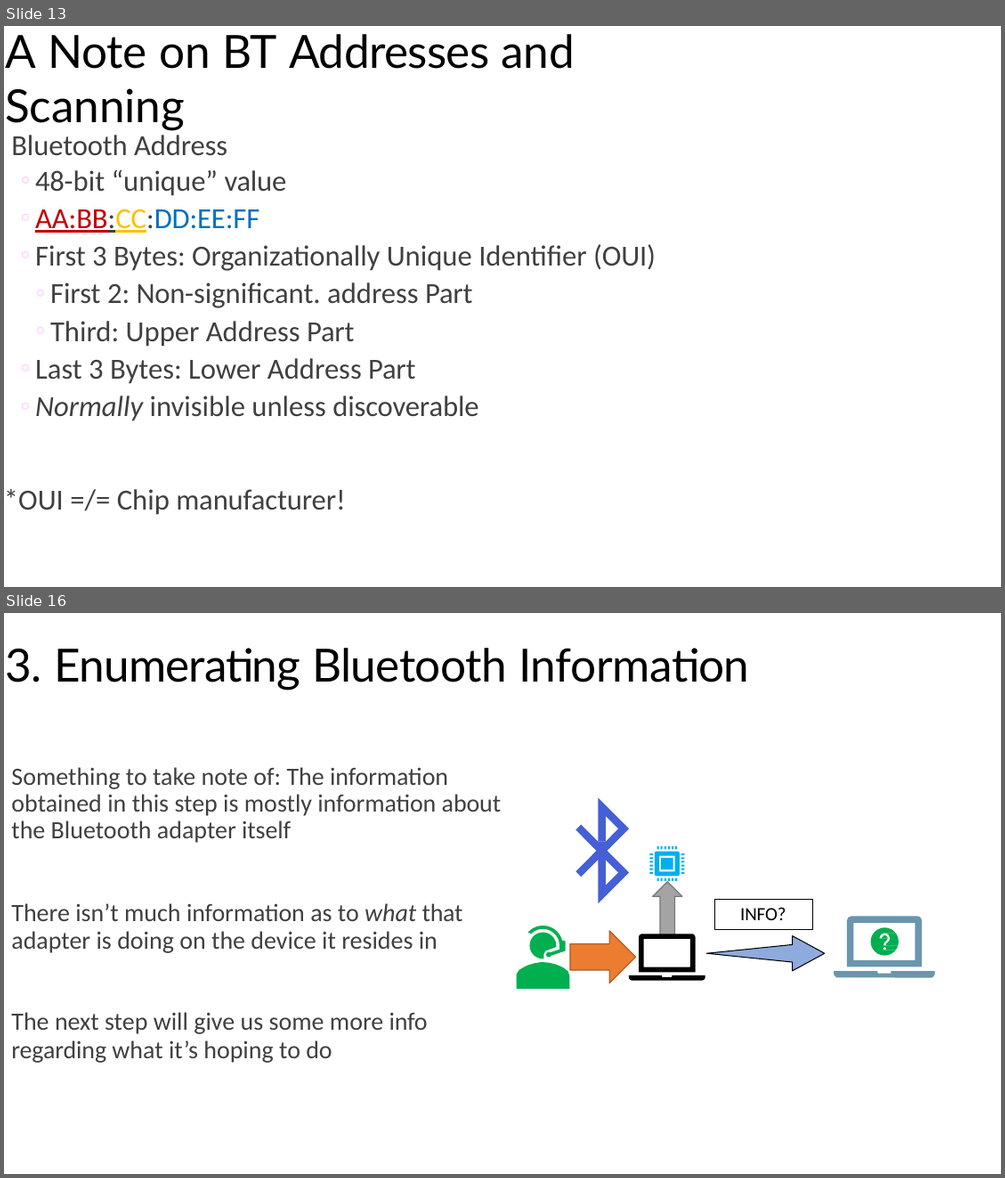
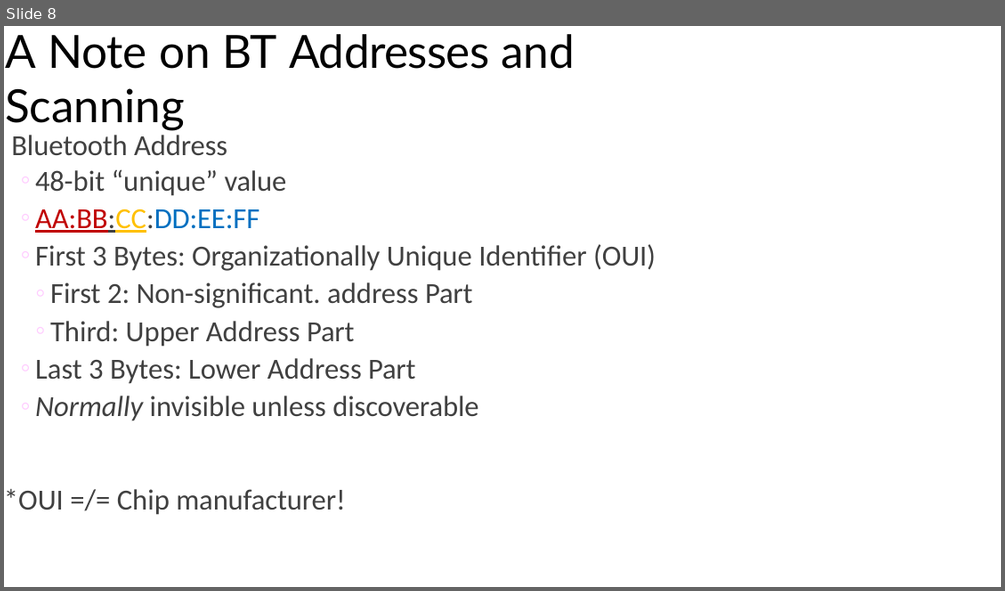
Before and after one commit to nprobert/AutoISAC-ACT-AdvWireless, a slide deck: 2 ACT AW - Bluetooth.pptx. Shown one above the other, each under a label of ours: slides 13 and 16 before the commit, slide 8 after it; the slides between them are not shown. The pictures are 1005x1178 and 1005x591 pixels, drawn with LibreOffice and Linux fonts; fonts in the diff are those of the drawing. Boxes give left, top, right and bottom in pixels: in the first picture for what was removed or moved away, otherwise in the second. Text is boxed around its words. In the diff, an @@ line names an element or a change of style, - is before the commit and + after.

Commit message:
Bluetooth updates.  Split Kali from PC/Mobile

```diff
--- a/2 ACT AW - Bluetooth.pptx
+++ b/2 ACT AW - Bluetooth.pptx
@@ slide 16 removed at [4,613,1001,1174], background #FFFFFF @@
@@ title removed at [5,648,749,690] @@
-3. Enumerating Bluetooth Information
@@ text removed at [11,767,501,843] @@
-Something to take note of: The information obtained in this step is mostly information about the Bluetooth adapter itself
@@ freeform shape removed at [576,798,629,903] @@
@@ text removed at [11,903,463,953] @@
-There isn’t much information as to what that adapter is doing on the device it resides in
@@ rectangle removed at [715,900,812,929] @@
-INFO?
@@ freeform shape removed at [847,916,922,966] @@
@@ freeform shape removed at [871,928,898,956] @@
@@ group removed at [517,846,825,989]: 9 freeform shapes @@
@@ freeform shape removed at [834,971,935,978] @@
@@ text removed at [11,1012,428,1062] @@
-The next step will give us some more info
-regarding what it’s hoping to do
@@ what was slide 13 is now slide 8 @@
```
Also in this commit, not shown: 6 slides changed, 2 slides added, 12 other slides removed, 1 other file.
